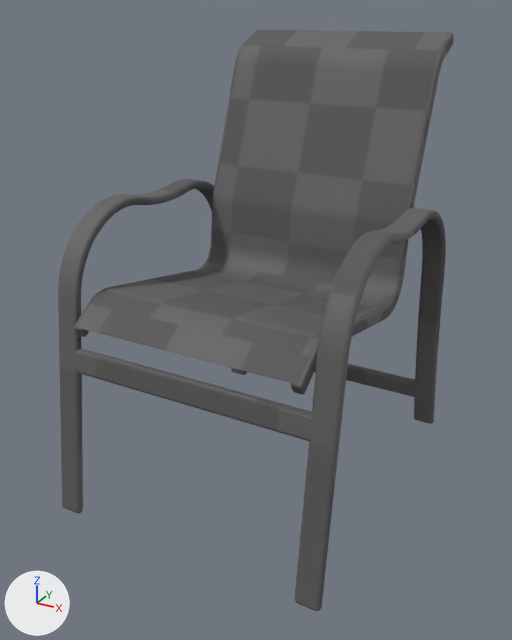
The glTF model K-750.glb as it was, and as the next commit left it.
One viewpoint serves both versions: a 50 mm camera at (1.63, -1.986, 1.279) aimed at (0.937, -0.726, 0.649). The axes (+X, +Y, +Z) are drawn at lower left. The lights are the same throughout. The older version comes first. Where no turn or scale is listed for an object, it has been applied to the vertices.

The first picture shows 'FABRIC-1', 'FRAME-1', 'SLING1-1', 'SLING2-1'.
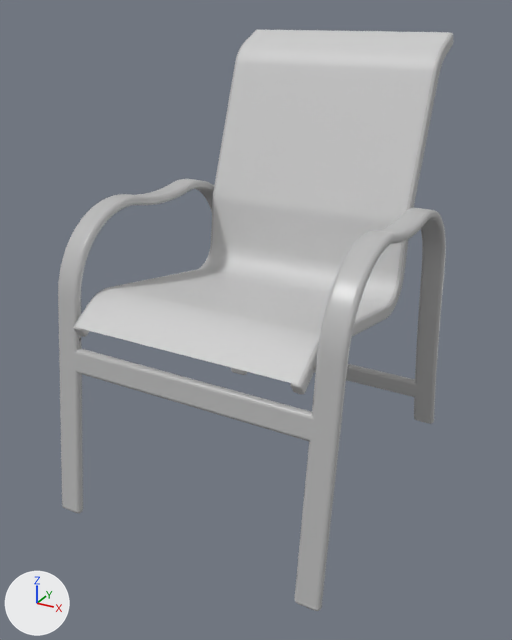
Patch to the scene script:
```diff
--- a/K-750.glb.py
+++ b/K-750.glb.py
@@ mat_worldgridmaterial @@
 mat_worldgridmaterial = bpy.data.materials.new('WorldGridMaterial')
-# nodes: BsdfPrincipled, NormalMap, OutputMaterial, SeparateColor, TexImage x3
-# uses the picture img_worldgridmaterial_basecolor
-# uses the picture img_worldgridmaterial_metallicroughness
-# uses the picture img_worldgridmaterial_normal
+# nodes: BsdfPrincipled, OutputMaterial
+# colours: grey #bbbbbb
@@ mat_material @@
+mat_material = principled_material('MATERIAL')
+mat_material.base_color = (0.604, 0.604, 0.604)  # light grey #cccccc
@@ me_fabric_1_mesh @@
 me_fabric_1_mesh.from_pydata(...)  # 92 vertices, 180 faces; spans x 0.702..1.188, y -1.038..-0.291, z 0.686..1.231
-me_fabric_1_mesh.materials.append(mat_worldgridmaterial)
+me_fabric_1_mesh.materials.append(mat_material)  # light grey #cccccc
```

What differs and where, as boxes [x1, y1, x2, y2] in the pictures (512 x 640 px):
'FABRIC-1', surface changed, recoloured (grey to light grey)
    both: [76, 30, 450, 385]
'FRAME-1', surface changed (lighter)
    both: [58, 179, 446, 611]
'SLING2-1', surface changed
    both: [291, 33, 453, 394]
'SLING1-1', surface changed
    both: [73, 30, 257, 337]
